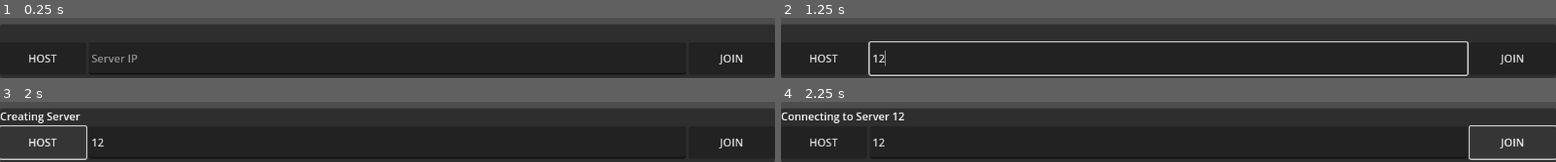
Above: before the commit, frames 1-4 (two rows, left to right).
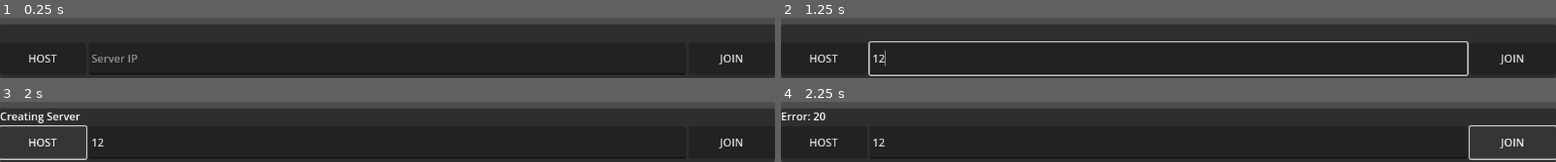
Above: after the commit, the same moments.

Repository: RyanRemer/multiplayer_722
Game: Godot game, scene res://scene/main.tscn
Two runs of this game, one before a commit and one after it. Both use one fixed random seed, a clock stepped at 60 frames per second and the inputs below.
Inputs (mouse positions are in pixels of both pictures, inside the frame that each line leads up to):
- Up to frame 1 (0.25 s): no input
- Up to frame 2 (1.25 s): click (1168, 58) at 0.52 s; type "12" at 0.6 s
- Up to frame 3 (2 s): click "HOST" at 1.25 s
- Up to frame 4 (2.25 s): click "JOIN" at 2 s

Frames 1-3 are identical in both runs. In frame 4, 1.1% of the frame differs, in the area x 0-16%, y 16-36%.
Error before the commit: Invalid access to property or key 'message_text' on a base object of type 'int'. (res://script/multiplayer_gui.gd:28)
Error after the commit: Invalid access to property or key 'message_text' on a base object of type 'int'. (res://script/multiplayer_gui.gd:34)

Commit message:
Basic packet sending

Diff:
--- a/script/multiplayer_gui.gd
+++ b/script/multiplayer_gui.gd
@@ -2,19 +2,25 @@
 @onready var message_label = $VBoxContainer/MessageLabel
 
 var server_address = "localhost";
-var count = 0;
+var packet = {
+	"count" : 0,
+}
 
 func _ready():
+	packet["sender"] = randi();
 	multiplayer.server_disconnected.connect(_server_disconnected);
 
 func _process(delta):
 	if Input.is_action_just_pressed("ui_accept"):
-		count += 1;
-		multiplayer.multiplayer_peer.put_var(count);
+		packet["count"] += 1;
+		var serialize = var_to_str(packet);
+		_get_packet.rpc_id(1, serialize);
 
-	if multiplayer.is_server() and multiplayer.multiplayer_peer.get_available_packet_count() > 0:
-		var count = multiplayer.multiplayer_peer.get_var();
-		print(str(multiplayer.get_unique_id()) +  ": Got count " + str(count));
+@rpc("any_peer")
+func _get_packet(packet):
+	var data = str_to_var(packet);
+	print(str(multiplayer.get_unique_id()) + ": Recieved " + str(data) + " from " + str(multiplayer.get_remote_sender_id()))
+	print(multiplayer.get_peers())
 
 func _server_disconnected():
 	message_label.text = "Disconnected";
@@ -25,7 +31,8 @@
 	var peer = ENetMultiplayerPeer.new();
 	var error = peer.create_server(5656);
 	if error != OK:
-		message_label.text = "Error: " + error.message_text;
+		message_label.text = "Error: " + str(error.message_text);
+		return;
 
 	multiplayer.multiplayer_peer = peer;
 	message_label.text = "";
@@ -38,7 +45,8 @@
 	var peer = ENetMultiplayerPeer.new();
 	var error = peer.create_client(server_address, 5656);
 	if error != OK:
-		message_label.text = "Error: " + error.message_text;
+		message_label.text = "Error: " + str(error);
+		return;
 
 	multiplayer.multiplayer_peer = peer;
 	message_label.text = "Connected to Server";
